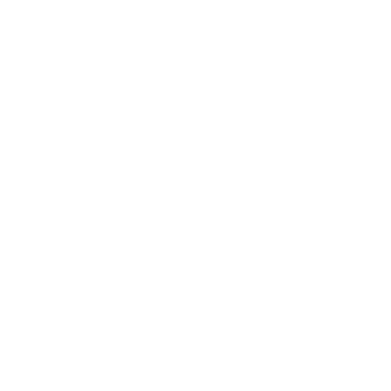
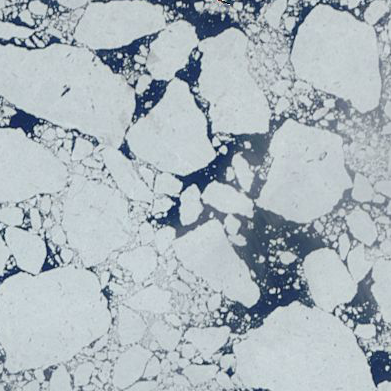
Comparing the layer stacks of the two 391 × 391 images. Changes:
added layer "115_beaufort_sea_100km_20070711.terra.truecolor.250m" above "landfast ice" over [0, 0, 391, 391]
